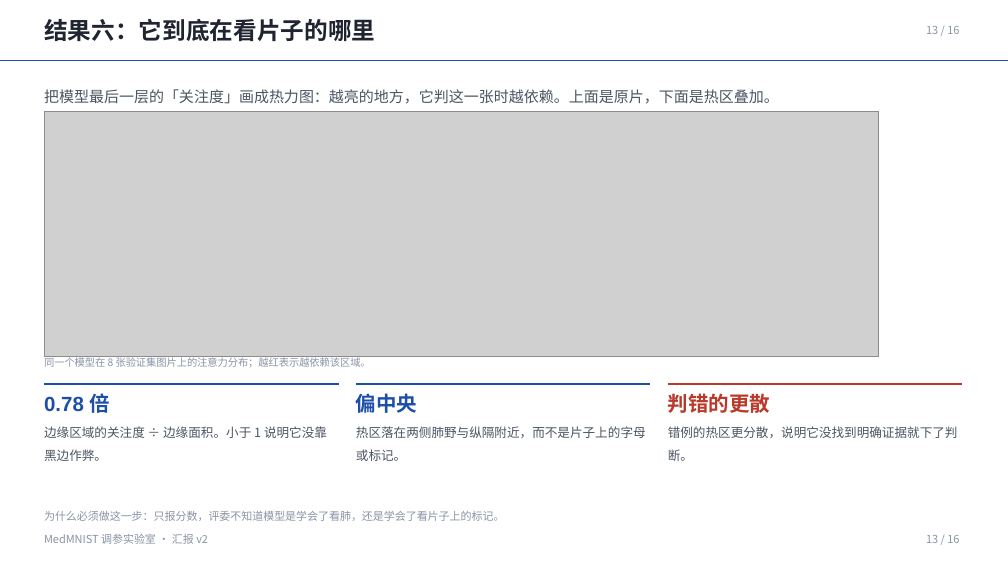
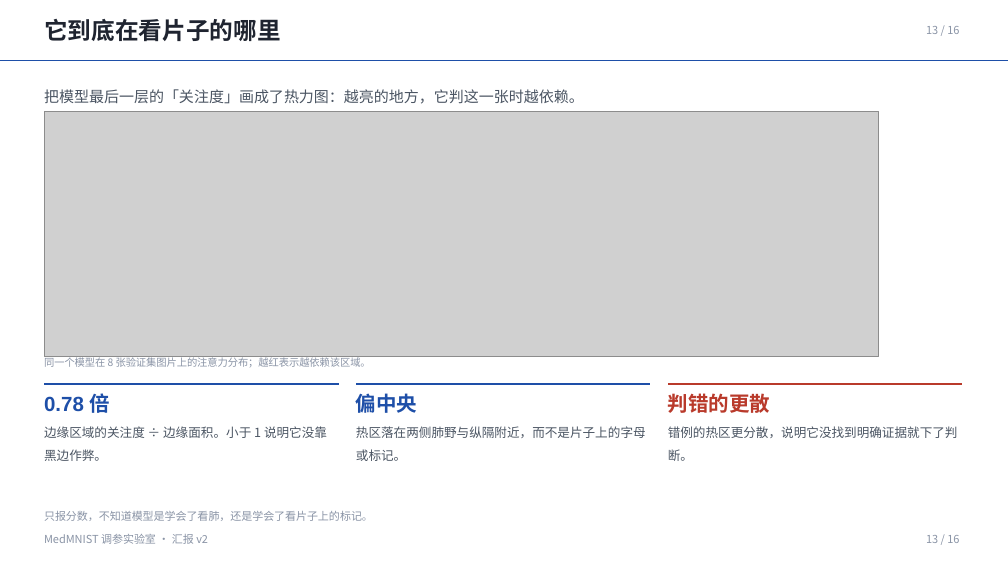
Before and after one commit to via453/medmnist-tuning-lab, a slide deck: slide 11 of MedMNIST调参实验室_汇报_v3/MedMNIST调参实验室_汇报_v3.pptx (slide 13 before the commit). Drawn at 1008x567 pixels with LibreOffice and Linux fonts; fonts in the diff are those of the drawing; grey boxes stand for pictures. Boxes give left, top, right and bottom in pixels: in the first picture for what was removed or moved away, otherwise in the second. Text is boxed around its words. In the diff, an @@ line names an element or a change of style, - is before the commit and + after.

```diff
--- a/MedMNIST调参实验室_汇报_v3/MedMNIST调参实验室_汇报_v3.pptx
+++ b/MedMNIST调参实验室_汇报_v3/MedMNIST调参实验室_汇报_v3.pptx
@@ text at (44, 19, 281, 41): text changed @@
-结果六：它到底在看片子的哪里
+它到底在看片子的哪里
@@ text at (44, 89, 584, 104): text changed @@
-把模型最后一层的「关注度」画成热力图：越亮的地方，它判这一张时越依赖。上面是原片，下面是热区叠加。
+把模型最后一层的「关注度」画成了热力图：越亮的地方，它判这一张时越依赖。
@@ text at (44, 511, 373, 521): text changed @@
-为什么必须做这一步：只报分数，评委不知道模型是学会了看肺，还是学会了看片子上的标记。
+只报分数，不知道模型是学会了看肺，还是学会了看片子上的标记。
```
Also in this commit, not shown: 8 other slides changed, 7 slides added, 7 slides removed, 7 other files.
